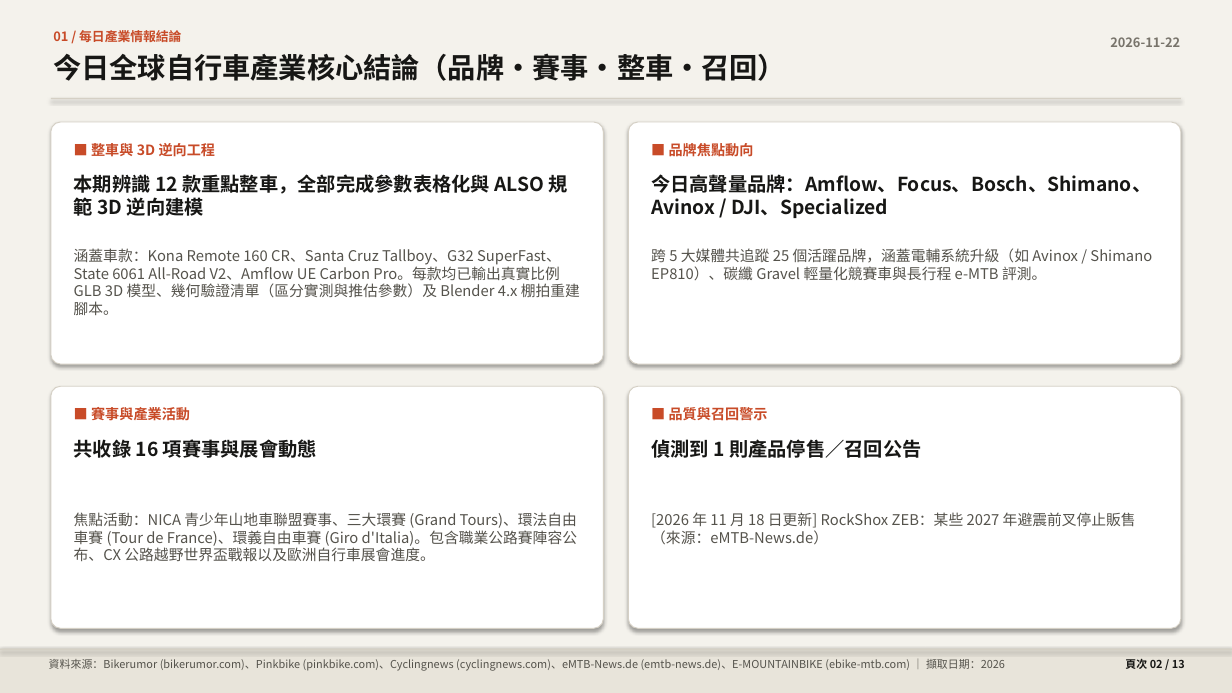
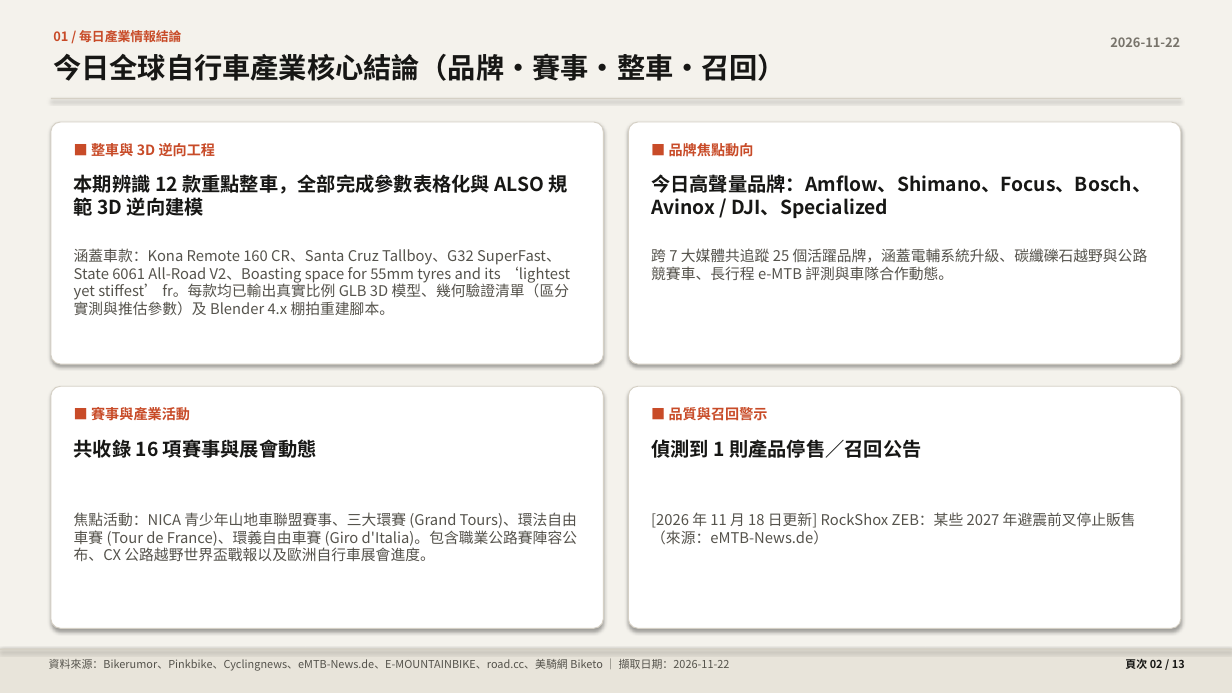
Before and after one commit to pc007ya/BikeResearch-Daily, a slide deck: slide 2 of docs/data/archive/2026-11-22_briefing.pptx. Drawn at 1232x693 pixels with LibreOffice and Linux fonts; fonts in the diff are those of the drawing. Boxes give left, top, right and bottom in pixels: in the first picture for what was removed or moved away, otherwise in the second. Text is boxed around its words. In the diff, an @@ line names an element or a change of style, - is before the commit and + after.

```diff
--- a/docs/data/archive/2026-11-22_briefing.pptx
+++ b/docs/data/archive/2026-11-22_briefing.pptx
@@ text at [651,174,1151,218]: text changed @@
-今日高聲量品牌：Amflow、Focus、Bosch、Shimano、Avinox / DJI、Specialized
+今日高聲量品牌：Amflow、Shimano、Focus、Bosch、Avinox / DJI、Specialized
@@ text at [74,248,570,316]: text changed @@
-涵蓋車款：Kona Remote 160 CR、Santa Cruz Tallboy、G32 SuperFast、State 6061 All-Road V2、Amflow UE Carbon Pro。每款均已輸出真實比例 GLB 3D 模型、幾何驗證清單（區分實測與推估參數）及 Blender 4.x 棚拍重建腳本。
+涵蓋車款：Kona Remote 160 CR、Santa Cruz Tallboy、G32 SuperFast、State 6061 All-Road V2、Boasting space for 55mm tyres and its ‘lightest yet stiffest’ fr。每款均已輸出真實比例 GLB 3D 模型、幾何驗證清單（區分實測與推估參數）及 Blender 4.x 棚拍重建腳本。
@@ text at [651,248,1148,280]: text changed @@
-跨 5 大媒體共追蹤 25 個活躍品牌，涵蓋電輔系統升級（如 Avinox / Shimano EP810）、碳纖 Gravel 輕量化競賽車與長行程 e-MTB 評測。
+跨 7 大媒體共追蹤 25 個活躍品牌，涵蓋電輔系統升級、碳纖礫石越野與公路競賽車、長行程 e-MTB 評測與車隊合作動態。
@@ text at [49,659,730,671]: text changed @@
-資料來源：Bikerumor (bikerumor.com)、Pinkbike (pinkbike.com)、Cyclingnews (cyclingnews.com)、eMTB-News.de (emtb-news.de)、E-MOUNTAINBIKE (ebike-mtb.com) ｜ 擷取日期：2026
+資料來源：Bikerumor、Pinkbike、Cyclingnews、eMTB-News.de、E-MOUNTAINBIKE、road.cc、美騎網 Biketo ｜ 擷取日期：2026-11-22
```
Also in this commit, not shown: 4 other slides changed, 31 other files.
